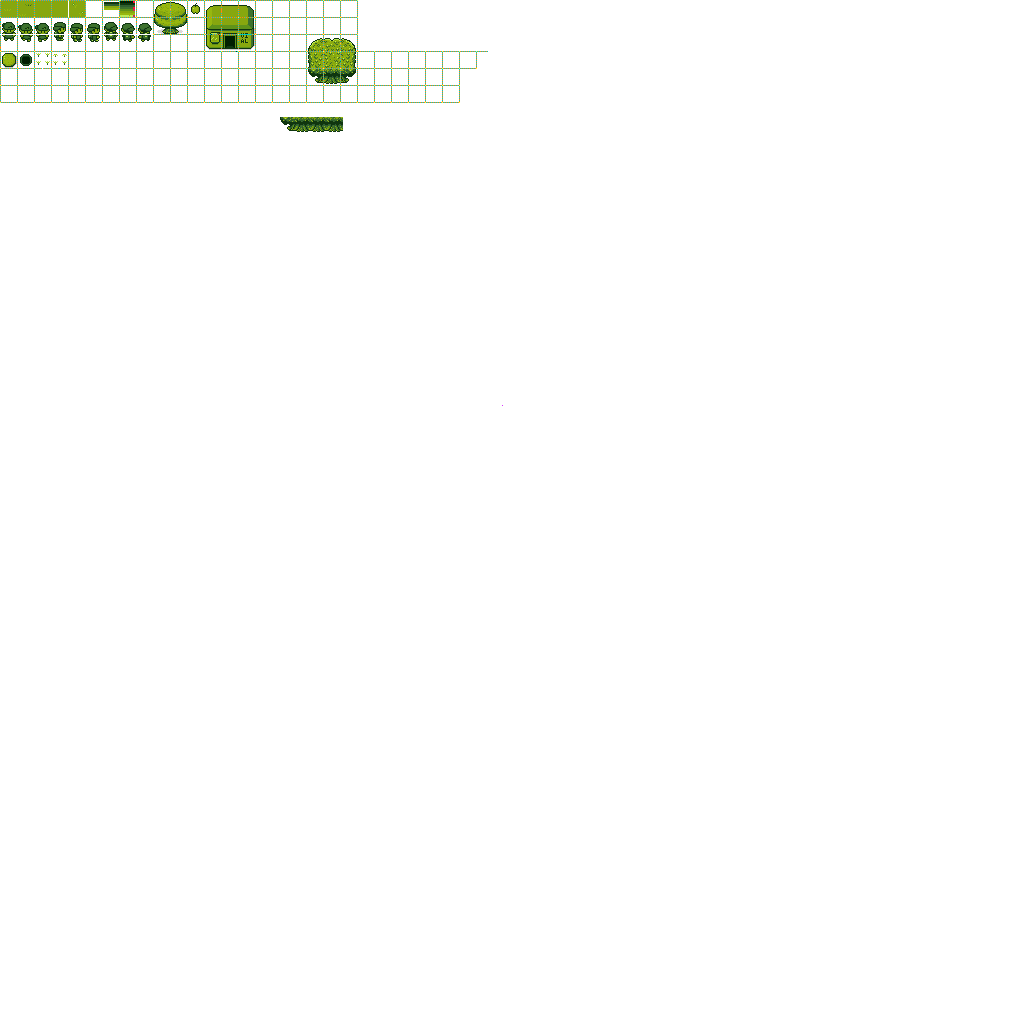
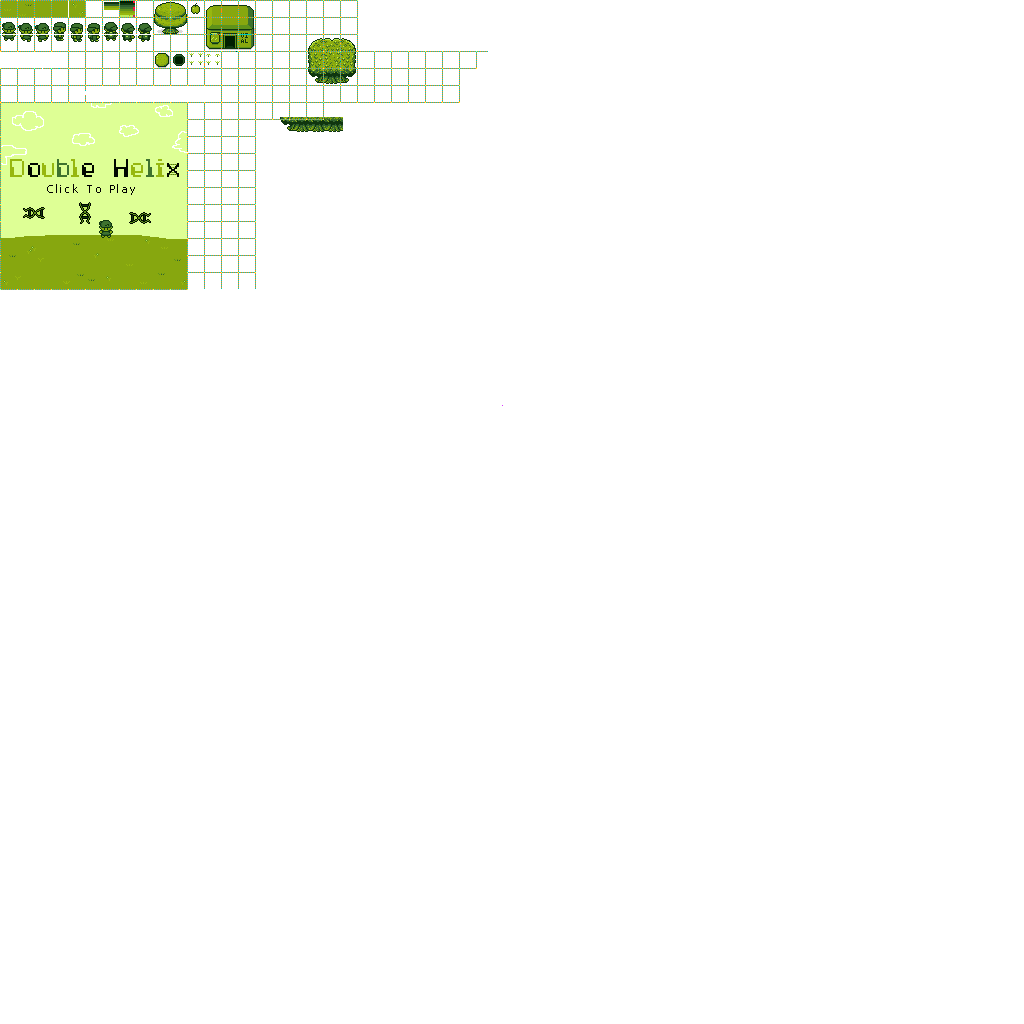
Before/after of a 1024x1024 layered artwork. What changed in the layer stack:
painted on "Layer 1 Merged" over left=0, top=52, right=324, bottom=290
